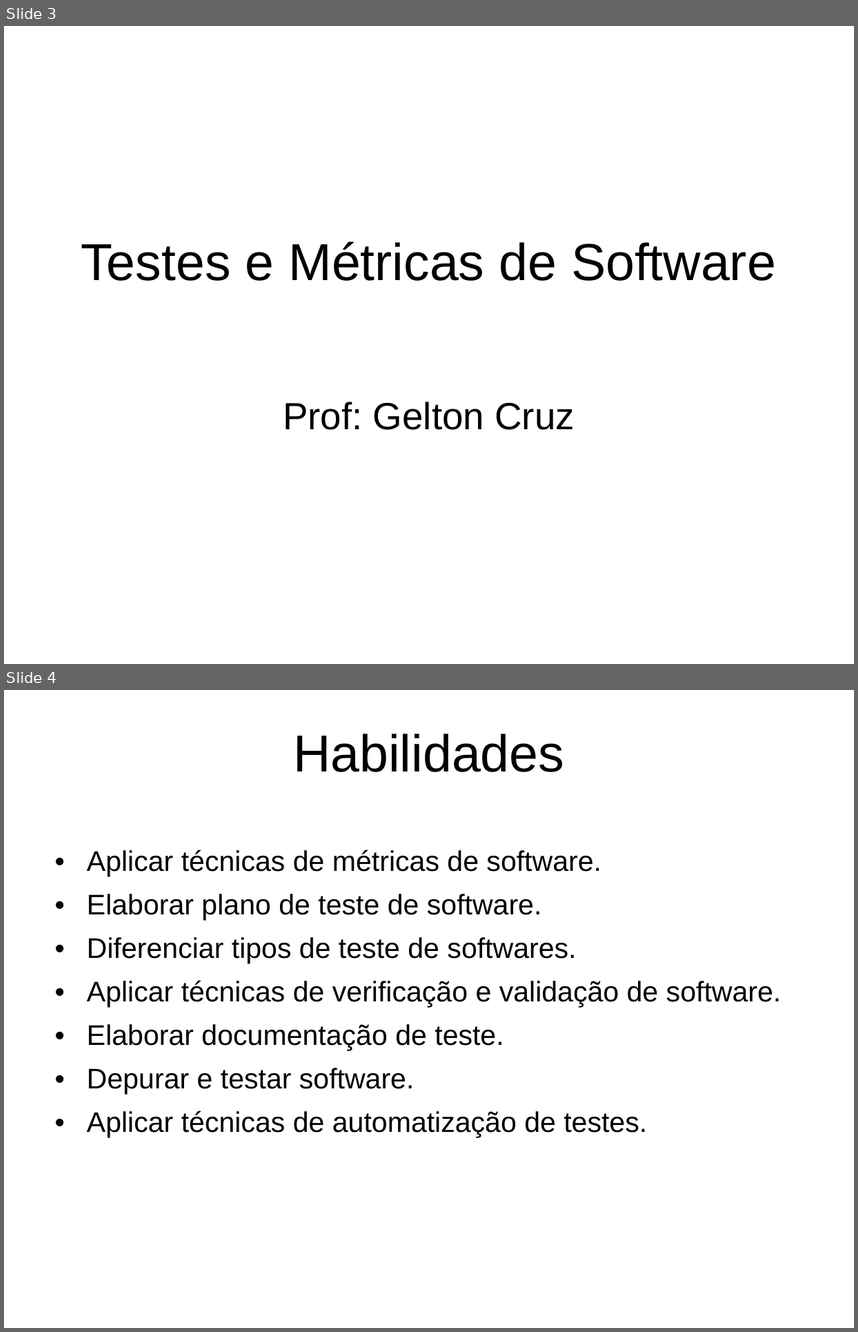
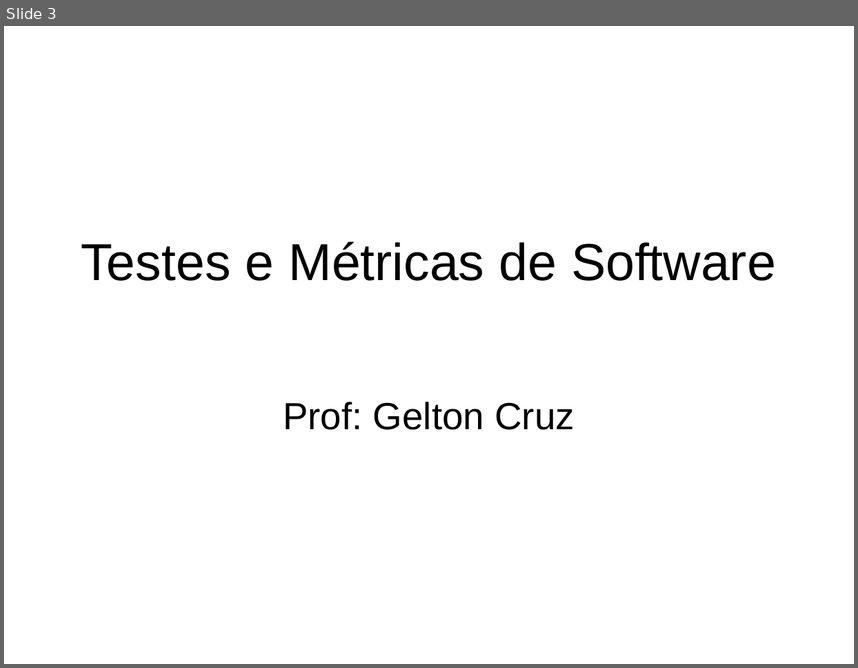
Before and after one commit to geltoncruz/-Testes-de-Software, a slide deck: ppt/01. Introdução a Qualidade de software.ppt. Shown one above the other, each under a label of ours: slides 3 and 4 before the commit, slide 3 after it. The pictures are 858x1332 and 858x668 pixels, drawn with LibreOffice and Linux fonts; fonts in the diff are those of the drawing; background and template pictures are left out. Boxes give left, top, right and bottom in pixels: in the first picture for what was removed or moved away, otherwise in the second. Text is boxed around its words. In the diff, an @@ line names an element or a change of style, - is before the commit and + after.

```diff
--- a/ppt/01. Introdução a Qualidade de software.ppt
+++ b/ppt/01. Introdução a Qualidade de software.ppt
@@ slide 4 removed at [4, 690, 854, 1328], background picture (left out) @@
@@ title removed at [293, 733, 564, 772] @@
-Habilidades
@@ text removed at [87, 849, 782, 1138] @@
-• Aplicar técnicas de métricas de software.
-• Elaborar plano de teste de software.
-• Diferenciar tipos de teste de softwares.
-• Aplicar técnicas de verificação e validação de software.
-• Elaborar documentação de teste.
-• Depurar e testar software.
-• Aplicar técnicas de automatização de testes.
```
Also in this commit, not shown: 2 slides added, 3 other slides removed, 5 other files.
